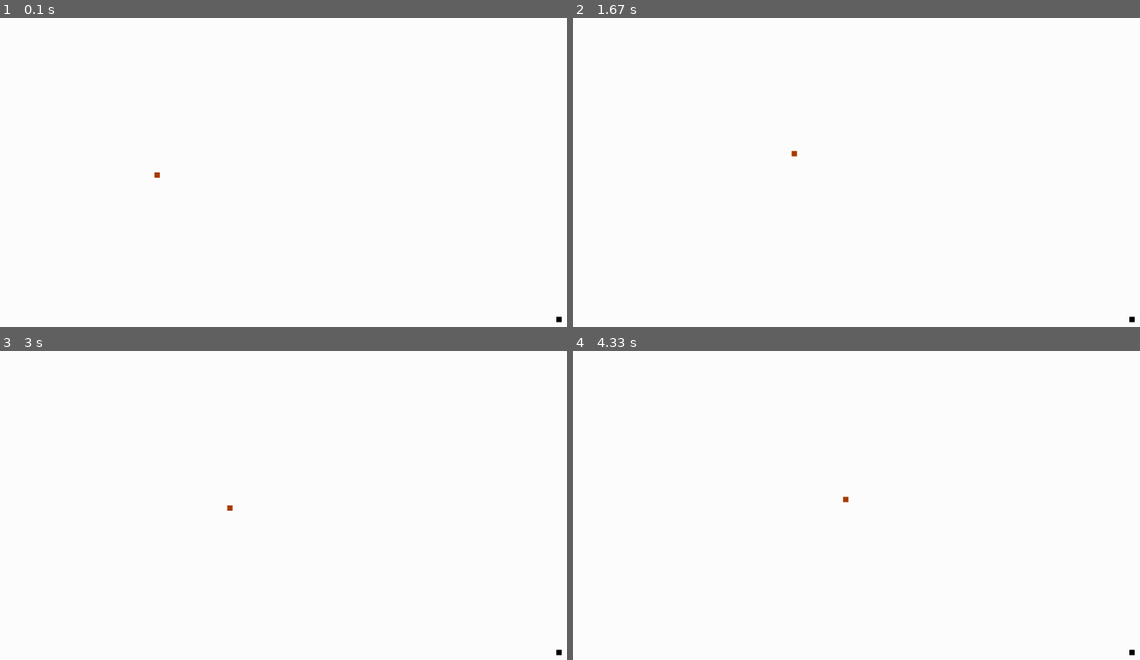
Above: before the commit, frames 1-4 (two rows, left to right).
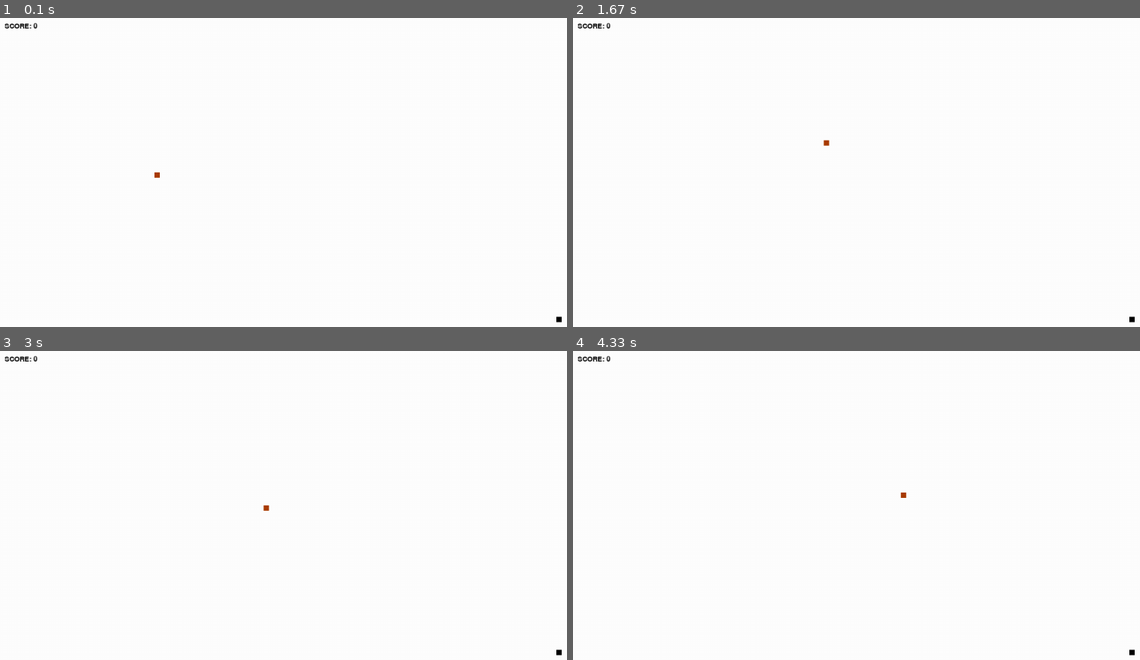
Above: after the commit, the same moments.

Repository: backraw/PyGame_Snake
Game: pygame game, started from main.py
The game is run twice, just before and just after one commit, with the same random seed, the same clock (stepped at 60 frames per second) and the same inputs.
Inputs:
- Up to frame 1 (0.1 s): no input
- Up to frame 2 (1.67 s): hold Right 0.33-0.8 s; hold Up 0.83-1.13 s; hold Right 1.17-1.63 s
- Up to frame 3 (3 s): hold Down 2.23-2.53 s; hold Left 2.57-2.97 s
- Up to frame 4 (4.33 s): hold Up 3-3.37 s; hold Right 3.4-4.03 s; hold Down from 4.07 s (still down)

The runs differ from the first frame. In frame 1, less than 0.1% of the frame differs, in the area x 0-7%, y 1-4%; in frame 2, 0.1%, in the area x 0-46%, y 1-45%; in frame 3, 0.1%; in frame 4, 0.1%.

Commit message:
version: 0.2a
* The snake can now eat correctly and its tail grows accordingly
* Added scoreboard

Diff:
--- a/main.py
+++ b/main.py
@@ -22,7 +22,14 @@
 # >> CONSTANTS
 # ================================================
 # Store display info
-DISPLAY_INFO = pygame.display.Info()
+_DISPLAY_INFO = pygame.display.Info()
+DISPLAY_WIDTH = _DISPLAY_INFO.current_w
+DISPLAY_HEIGHT = _DISPLAY_INFO.current_h
+
+if DISPLAY_WIDTH > 1024 and DISPLAY_HEIGHT > 768:
+    DISPLAY_FLAGS = 0
+else:
+    DISPLAY_FLAGS = pygame.FULLSCREEN
 
 # Store opposite keys
 OPPOSITE_KEYS = {
@@ -41,7 +48,7 @@
 BOX_SIZE = 10
 
 # Store the snake's speed
-SNAKE_SPEED = 2
+SNAKE_SPEED = 3
 
 
 # ================================================
@@ -95,15 +102,17 @@
     @staticmethod
     def generate_random():
         """Returns a random box."""
-        return Box(randint(0, DISPLAY_INFO.current_w), randint(0, DISPLAY_INFO.current_h), COLOR_BLACK)
-
-
-class Snake(list):
+        return Box(randint(0, DISPLAY_WIDTH), randint(0, DISPLAY_HEIGHT), COLOR_BLACK)
+
+
+class Snake(Box):
+
+    """Adds snake logic to a box."""
 
     def __init__(self, x, y):
-        super().__init__()
-
-        self.append(Box(x, y, COLOR_SNAKE))
+        """Called on instantiation."""
+        # Call Box's constructor
+        super().__init__(x, y, COLOR_SNAKE)
 
         # Store the directions
         self.direction = None
@@ -112,46 +121,47 @@
         # Store the box to eat
         self.to_eat = Box.generate_random()
 
-        self.frame_count = 0
-
-    def draw(self, surface):
-
-        box = self[0]
-        box.draw(surface)
-
-        x = box.x
-        y = box.y
-
-        for box in self[1:]:
-            if self.last_direction == pygame.K_LEFT:
-
-                if self.direction == pygame.K_UP:
-                    box.x = x
-                    box.y = y + BOX_SIZE
-
+        # Store the tail
+        self.tail = list()
+
+    def draw(self, surface, font):
+        """Draws the snake with its tail to the surface."""
+        # First, draw the box of the snake
+        super().draw(surface)
+
+        # Draw the tail...
+        for box in self.tail:
+
+            # Get the box's index
+            index = self.tail.index(box) + 1
+
+            # Handle the box's coordinates according to the snake's direction...
+            if self.direction == pygame.K_LEFT:
+                box.x = self.x + BOX_SIZE * index
+                box.y = self.y
+
+            elif self.direction == pygame.K_RIGHT:
+                box.x = self.x - BOX_SIZE * index
+                box.y = self.y
+
+            elif self.direction == pygame.K_UP:
+                box.x = self.x
+                box.y = self.y + BOX_SIZE * index
+
+            elif self.direction == pygame.K_DOWN:
+                box.x = self.x
+                box.y = self.y - BOX_SIZE * index
+
+            # Draw the box to the surface
             box.draw(surface)
 
-        if self.frame_count == len(self):
-            self.frame_count = 0
-
-        """for i in range(0, len(self)):
-            box = self[i]
-            x = box.x
-            y = box.y
-
-            if self.direction == pygame.K_LEFT:
-                x += BOX_SIZE * i
-
-            elif self.direction == pygame.K_RIGHT:
-                x -= BOX_SIZE * i
-
-            elif self.direction == pygame.K_UP:
-                y += BOX_SIZE * i
-
-            elif self.direction == pygame.K_DOWN:
-                y -= BOX_SIZE * i
-
-            box.draw(surface, x, y)"""
+        # Draw the scoreboard
+        text = font.render('SCORE: {0}'.format(len(self.tail)), 1, COLOR_BLACK)
+        pos = text.get_rect()
+        pos.centerx = 50
+        pos.centery += 20
+
+        surface.blit(text, pos)
 
     def handle_direction(self):
         """Changes the direction according to LEFT, RIGHT, UP and DOWN keys pressed."""
@@ -162,42 +172,32 @@
             return
 
         # If yes, handle the keys pressed...
-        box = self[0]
-
         if self.direction == pygame.K_LEFT:
-            box.x -= SNAKE_SPEED
+            self.x -= SNAKE_SPEED
 
         elif self.direction == pygame.K_RIGHT:
-            box.x += SNAKE_SPEED
+            self.x += SNAKE_SPEED
 
         elif self.direction == pygame.K_UP:
-            box.y -= SNAKE_SPEED
+            self.y -= SNAKE_SPEED
 
         elif self.direction == pygame.K_DOWN:
-            box.y += SNAKE_SPEED
+            self.y += SNAKE_SPEED
 
     def hit_wall(self):
         """Returns whether the snake has hit any wall."""
-        # Grab the first box
-        box = self[0]
-
-        # Check coordinates and return whether the head hits the wall
-        return box.x <= -box.width or box.x >= DISPLAY_INFO.current_w \
-            or box.y <= -box.height or box.y >= DISPLAY_INFO.current_h
+        return self.x <= -self.width or self.x >= DISPLAY_WIDTH \
+            or self.y <= -self.height or self.y >= DISPLAY_HEIGHT
 
     def hit_box(self):
         """Returns whether the snake has hit the box to eat."""
-        # Grab the first box
-        box = self[0]
-
-        # Call the other box's hit() method
-        return self.to_eat.hit(box.x, box.y)
+        return self.to_eat.hit(self.x, self.y)
 
 
 # ================================================
 # >> FUNCTIONS
 # ================================================
-def game_on(surface, snake):
+def game_on(surface, font, snake):
     """The game's main loop."""
     # Handle events...
     for event in pygame.event.get():
@@ -234,11 +234,8 @@
     # Did it hit another box?
     if snake.hit_box():
 
-        # Get the first box
-        box = snake[0]
-
         # Append a box to the snake's tail
-        snake.append(Box(box.x, box.y, COLOR_SNAKE))
+        snake.tail.append(Box(snake.x, snake.y, COLOR_SNAKE))
 
         # Generate another box for the snake
         snake.to_eat = Box.generate_random()
@@ -247,7 +244,7 @@
     surface.fill(COLOR_WHITE)
 
     # Draw the snake with its tail (reddish box)
-    snake.draw(surface)
+    snake.draw(surface, font)
 
     # Draw the box to eat (black box)
     pygame.draw.rect(surface, COLOR_BLACK, (snake.to_eat.x, snake.to_eat.y, BOX_SIZE, BOX_SIZE))
@@ -261,14 +258,17 @@
     # Set a caption
     pygame.display.set_caption('Snake')
 
+    # Create a font
+    font = pygame.font.Font(None, 20)
+
     # Get the display's surface
-    surface = pygame.display.set_mode((0, 0), pygame.FULLSCREEN)
+    surface = pygame.display.set_mode((0, 0) if not DISPLAY_FLAGS else (DISPLAY_WIDTH, DISPLAY_HEIGHT), DISPLAY_FLAGS)
 
     # Get a Snake object
     snake = Snake(300, 300)
 
     # Update the display while the game is running...
-    while game_on(surface, snake):
+    while game_on(surface, font, snake):
         pygame.display.update()
 
     # Quit PyGame
